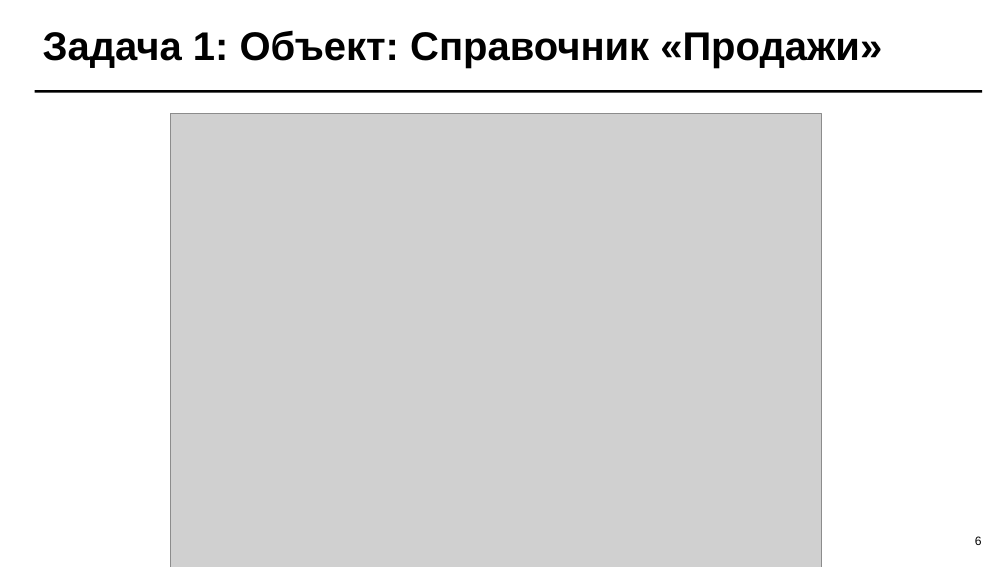
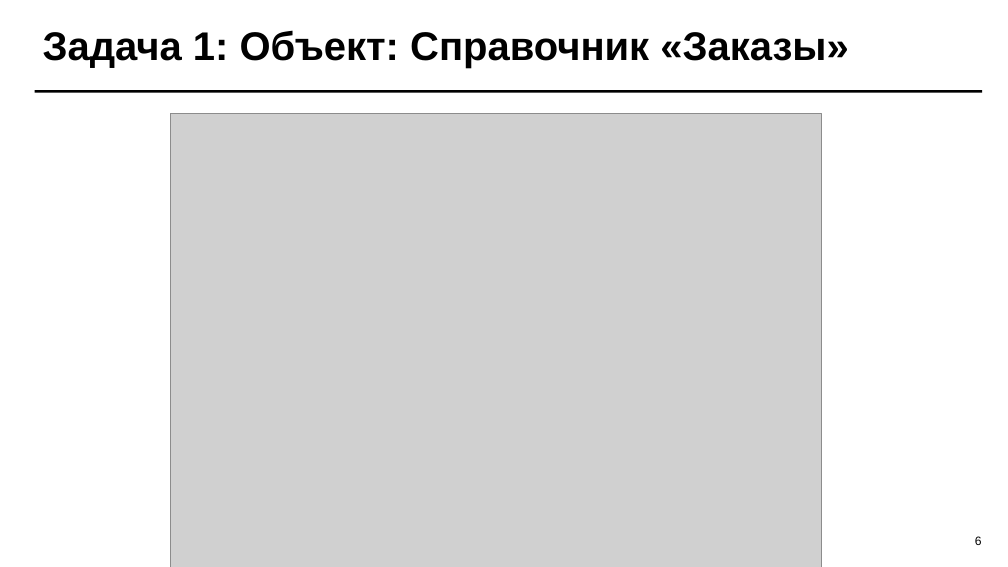
Before and after one commit to CbIpok/QT_IS_JUST_GUI, a slide deck: slide 6 of Курсовой проект 2022 - Такси Б9123.ppt. Drawn at 1008x567 pixels with LibreOffice and Linux fonts; fonts in the diff are those of the drawing; grey boxes stand for pictures. Boxes give left, top, right and bottom in pixels: in the first picture for what was removed or moved away, otherwise in the second. Text is boxed around its words. In the diff, an @@ line names an element or a change of style, - is before the commit and + after.

```diff
--- a/Курсовой проект 2022 - Такси Б9123.ppt
+++ b/Курсовой проект 2022 - Такси Б9123.ppt
@@ title at [43,30,848,69]: text changed @@
-Задача 1: Объект: Справочник «Продажи»
+Задача 1: Объект: Справочник «Заказы»
```
Also in this commit, not shown: 2 other slides changed, 1 other file.
